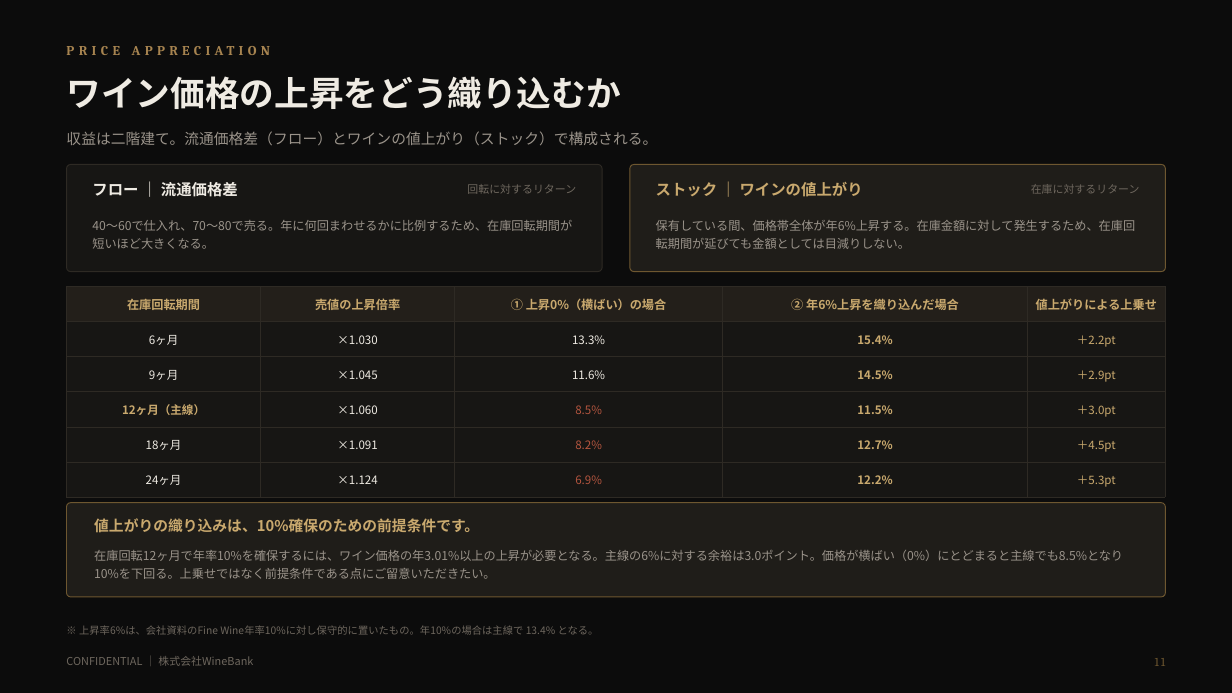
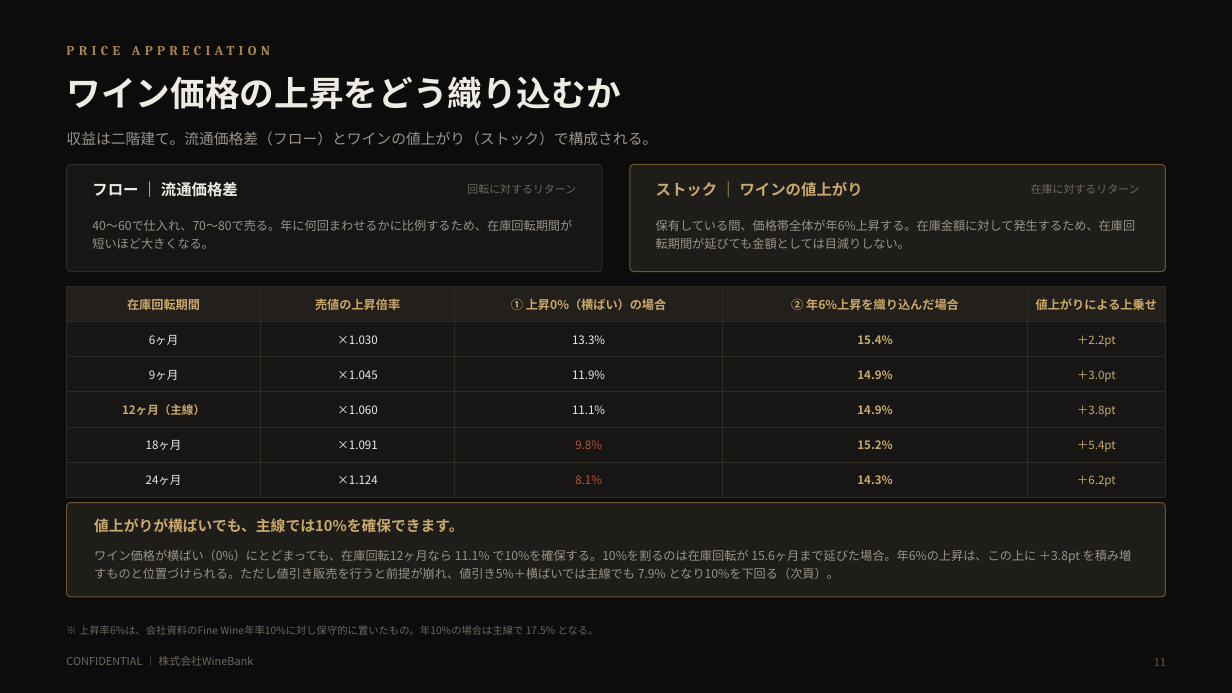
Before and after one commit to nakano-winebank/wine-auction, a slide deck: slide 12 of docs/wine-fund/WineBank_ワイン現物投資のご提案_倉持案_直接所有委託販売_1億円_20260820.pptx. Drawn at 1232x693 pixels with LibreOffice and Linux fonts; fonts in the diff are those of the drawing. Boxes give left, top, right and bottom in pixels: in the first picture for what was removed or moved away, otherwise in the second. Text is boxed around its words. In the diff, an @@ line names an element or a change of style, - is before the commit and + after.

Commit message:
倉持案v2：配分ティアを主線14.9%に組み直し、顧客への売主をWineBankに明記
【1】配分ティアの組み直し
主線（在庫回転12ヶ月）で投資家利回り15%弱とするため、12ヶ月の段を60%→48%に
引き下げた。12ヶ月の段だけを動かすと「12ヶ月以内48% < 18ヶ月未満50%」となり
回転が遅いほどWineBankの取り分が増える逆転が起きるため、ラダー全体を組み直した。

  70 / 60 / 50 / 40 / 30  →  70 / 59 / 48 / 38 / 28 / 18

9ヶ月の段を新設したのは、6ヶ月70%から12ヶ月48%へ一段で落とすと境界の段差が
22ポイントとなり、境界直前に値引きしてでも売り切る誘因が強くなりすぎるため。
段を挟むことで最大段差は11ポイントに収まる。

結果、投資家利回り（年率）は回転6〜36ヶ月で11.4〜15.4%となり、20%超過も
10%割れも生じない。主線12ヶ月は11.5%→14.9%。

これに伴い、値上がり前提の位置づけが変わった。投資家の取り分が増えたことで
横ばい（0%）でも主線で11.1%を確保するため、値上がりは10%確保の前提条件では
なくなった。10%を割る唯一の経路は値引き販売となる。値上がりページ・下振れページ・
リスクページ・まとめページの記述を実態に合わせて書き直した。

【2】顧客に対する売主をWineBankに明記
投資家が売買契約の当事者になると事務負担と回収リスクを負うため、問屋型の
委託販売として売主をWineBankとすることを資料上で明確にした。請求書発行・
代金回収・クレーム対応・返品はWineBankが行い、貸倒れもWineBankが負担する。
スキーム図・v1比較表・委託販売ページ・リスクページ・ご投資条件・まとめに反映。
委託販売では税務上の売上が委託者に立つため、消費税の取扱いを要確認事項に追加した。

全22枚をレンダリングして目視確認し、列幅の合計とティアの単調性を機械検証した。

```diff
--- a/docs/wine-fund/WineBank_ワイン現物投資のご提案_倉持案_直接所有委託販売_1億円_20260820.pptx
+++ b/docs/wine-fund/WineBank_ワイン現物投資のご提案_倉持案_直接所有委託販売_1億円_20260820.pptx
@@ table at (x1=67, y1=287, x2=1165, y2=491) @@
-row 3: 9ヶ月 | ×1.045 | 11.6% | 14.5% | ＋2.9pt
+row 3: 9ヶ月 | ×1.045 | 11.9% | 14.9% | ＋3.0pt
-row 4: 12ヶ月（主線） | ×1.060 | 8.5% | 11.5% | ＋3.0pt
+row 4: 12ヶ月（主線） | ×1.060 | 11.1% | 14.9% | ＋3.8pt
-row 5: 18ヶ月 | ×1.091 | 8.2% | 12.7% | ＋4.5pt
+row 5: 18ヶ月 | ×1.091 | 9.8% | 15.2% | ＋5.4pt
-row 6: 24ヶ月 | ×1.124 | 6.9% | 12.2% | ＋5.3pt
+row 6: 24ヶ月 | ×1.124 | 8.1% | 14.3% | ＋6.2pt
@@ text at (x1=94, y1=518, x2=463, y2=533): text changed @@
-値上がりの織り込みは、10%確保のための前提条件です。
+値上がりが横ばいでも、主線では10%を確保できます。
@@ text at (x1=94, y1=550, x2=1132, y2=579): text changed @@
-在庫回転12ヶ月で年率10%を確保するには、ワイン価格の年3.01%以上の上昇が必要となる。主線の6%に対する余裕は3.0ポイント。価格が横ばい（0%）にとどまると主線でも8.5%となり10%を下回る。上乗せではなく前提条件である点にご留意いただきたい。
+ワイン価格が横ばい（0%）にとどまっても、在庫回転12ヶ月なら 11.1% で10%を確保する。10%を割るのは在庫回転が 15.6ヶ月まで延びた場合。年6%の上昇は、この上に ＋3.8pt を積み増すものと位置づけられる。ただし値引き販売を行うと前提が崩れ、値引き5%＋横ばいでは主線でも 7.9% となり10%を下回る（次頁）。
@@ text at (x1=79, y1=625, x2=599, y2=635): text changed @@
-※ 上昇率6%は、会社資料のFine Wine年率10%に対し保守的に置いたもの。年10%の場合は主線で 13.4% となる。
+※ 上昇率6%は、会社資料のFine Wine年率10%に対し保守的に置いたもの。年10%の場合は主線で 17.5% となる。
```
Also in this commit, not shown: 12 other slides changed, 4 other files.
